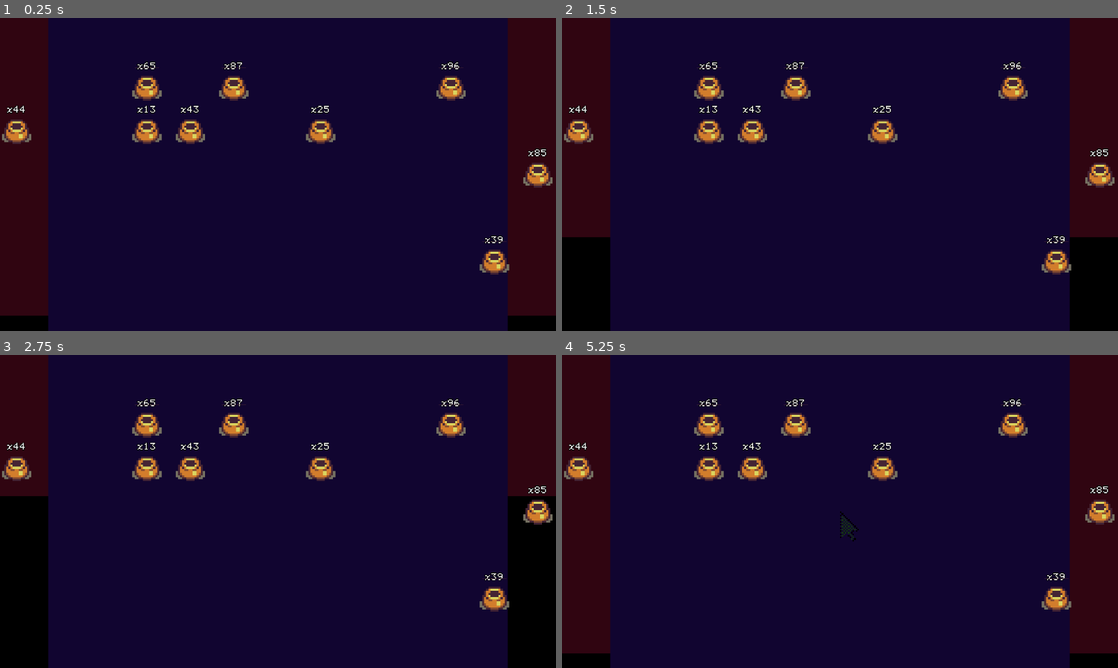
Above: before the commit, frames 1-4 (two rows, left to right).
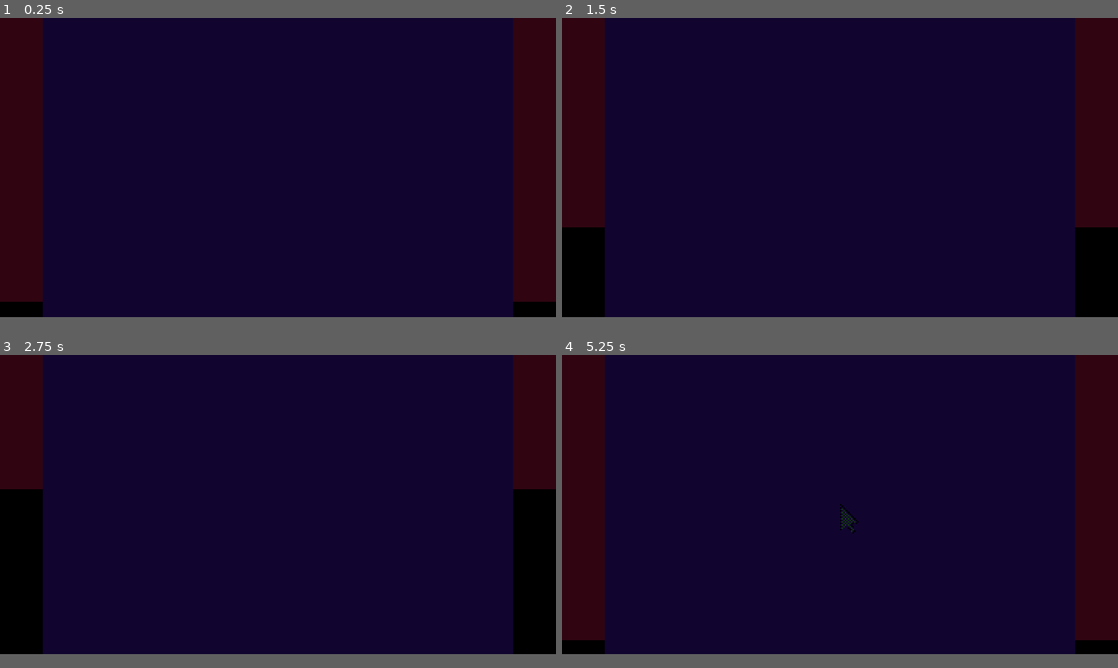
Above: after the commit, the same moments.

Repository: tedsteen/godot-cursors
Game: Godot game, scene res://main.tscn
Two runs of this game, one before a commit and one after it. Both use one fixed random seed, a clock stepped at 60 frames per second and the inputs below.
Inputs (mouse positions are in pixels of both pictures, inside the frame that each line leads up to):
- Up to frame 1 (0.25 s): no input
- Up to frame 2 (1.5 s): move the mouse to (962, 158) at 0.52 s; click (962, 158) at 0.67 s; move the mouse to (728, 190) at 1.27 s; click (728, 190) at 1.42 s
- Up to frame 3 (2.75 s): move the mouse to (333, 442) at 2.02 s; click (333, 442) at 2.17 s
- Up to frame 4 (5.25 s): move the mouse to (812, 574) at 2.77 s; click (812, 574) at 2.92 s; move the mouse to (1006, 558) at 3.52 s; click (1006, 558) at 3.67 s; move the mouse to (673, 464) at 4.27 s; click (673, 464) at 4.42 s; move the mouse to (867, 511) at 5.02 s; click (867, 511) at 5.17 s
In our replay, the window is 800x450 before the commit and 800x430 after it. These sizes can differ from the game's own. Grey fills any space a smaller window leaves; there, only what the larger window draws over its background counts as a difference.

The runs differ from the first frame. In frame 1, 6.5% of the frame differs, in the area x 0-100%, y 0-100%; in frame 2, 6.3%; in frame 3, 6.1%; in frame 4, 6.6%.
Error after the commit: Parse Error: Class "Pot" hides a global script class. (res://pot.gd:3)

Commit message:
stuffs

Diff:
--- a/Level.tscn
+++ b/Level.tscn
@@ -6,8 +6,8 @@
 script = ExtResource("1_qbpj7")
 
 [node name="Container" type="Panel" parent="."]
-offset_right = 1152.0
-offset_bottom = 648.0
+offset_right = 1170.0
+offset_bottom = 630.0
 
 [node name="BackgroundRect" type="ColorRect" parent="Container"]
 layout_mode = 1
@@ -34,8 +34,8 @@
 anchor_bottom = 1.0
 grow_horizontal = 2
 grow_vertical = 2
-theme_override_constants/margin_left = 100
-theme_override_constants/margin_right = 100
+theme_override_constants/margin_left = 90
+theme_override_constants/margin_right = 90
 
 [node name="ProgressRect" type="ColorRect" parent="Container/MarginContainer"]
 layout_mode = 2
--- a/Pot.gd
+++ b/Pot.gd
@@ -1,25 +1,18 @@
-extends Area2D
+extends Node2D
 
 class_name Pot
 
-const CELL_SIZE = 90
 @onready var label = $Label
 @onready var animated_sprite = $AnimatedSprite
 
 @export var health: int : set = set_health
 
-func _ready():
-	set_health(randi() % 100 + 1)
-
-func position_snapped(pos:Vector2):
-	position = (pos / CELL_SIZE).floor() * CELL_SIZE
-
-func set_health(new_health: int):
-	health = new_health
-	label.text = "x%d" % health
-
 func take_damage():
 	if health > 0:
-		set_health(health - 1)
+		health = health - 1
 		if health <= 0:
 			animated_sprite.play("destroy")
+
+func set_health(p_health: int):
+	health = p_health
+	label.text = "x%d" % health
--- a/Pot.tscn
+++ b/Pot.tscn
@@ -1,26 +1,26 @@
-[gd_scene load_steps=10 format=3 uid="uid://dp0ejnluid14g"]
+[gd_scene load_steps=10 format=3 uid="uid://diu8jhre76jkw"]
 
-[ext_resource type="Texture2D" uid="uid://c342fiimoqs3l" path="res://assets/tiles.png" id="1_11gtn"]
-[ext_resource type="Script" path="res://Pot.gd" id="1_v06rg"]
-[ext_resource type="FontFile" uid="uid://c8br8cqamatr3" path="res://assets/Graph-35-pix.ttf" id="3_5yccx"]
+[ext_resource type="FontFile" uid="uid://c8br8cqamatr3" path="res://assets/Graph-35-pix.ttf" id="1_dmntw"]
+[ext_resource type="Script" path="res://pot.gd" id="1_vwsa4"]
+[ext_resource type="Texture2D" uid="uid://c342fiimoqs3l" path="res://assets/tiles.png" id="2_te7s4"]
 
 [sub_resource type="AtlasTexture" id="AtlasTexture_3ht3e"]
-atlas = ExtResource("1_11gtn")
+atlas = ExtResource("2_te7s4")
 region = Rect2(64, 48, 16, 16)
 
 [sub_resource type="AtlasTexture" id="AtlasTexture_ayaxs"]
-atlas = ExtResource("1_11gtn")
+atlas = ExtResource("2_te7s4")
 region = Rect2(80, 48, 16, 16)
 
 [sub_resource type="AtlasTexture" id="AtlasTexture_w5cs1"]
-atlas = ExtResource("1_11gtn")
+atlas = ExtResource("2_te7s4")
 region = Rect2(96, 48, 16, 16)
 
 [sub_resource type="AtlasTexture" id="AtlasTexture_dlurh"]
-atlas = ExtResource("1_11gtn")
+atlas = ExtResource("2_te7s4")
 region = Rect2(112, 48, 16, 16)
 
-[sub_resource type="SpriteFrames" id="SpriteFrames_liiof"]
+[sub_resource type="SpriteFrames" id="SpriteFrames_6h1ke"]
 animations = [{
 "frames": [{
 "duration": 1.0,
@@ -40,31 +40,32 @@
 "speed": 5.0
 }]
 
-[sub_resource type="CircleShape2D" id="CircleShape2D_0ctk5"]
+[sub_resource type="CircleShape2D" id="CircleShape2D_vaa6q"]
 radius = 30.0167
 
-[node name="Pot" type="Area2D"]
-collision_mask = 2
-script = ExtResource("1_v06rg")
+[node name="pot" type="Area2D"]
+script = ExtResource("1_vwsa4")
+metadata/_edit_vertical_guides_ = [45.0]
+metadata/_edit_horizontal_guides_ = [45.0]
+
+[node name="AnimatedSprite" type="AnimatedSprite2D" parent="."]
+position = Vector2(45, 38)
+scale = Vector2(4.3125, 4.3125)
+sprite_frames = SubResource("SpriteFrames_6h1ke")
+animation = &"destroy"
+
+[node name="CollisionShape" type="CollisionShape2D" parent="."]
+position = Vector2(45, 46)
+shape = SubResource("CircleShape2D_vaa6q")
 
 [node name="Label" type="Label" parent="."]
-offset_left = 7.5
 offset_top = 2.0
-offset_right = 61.5
-offset_bottom = 24.0
+offset_right = 90.0
+offset_bottom = 29.0
 theme_override_colors/font_outline_color = Color(0, 0, 0, 1)
 theme_override_constants/outline_size = 5
-theme_override_fonts/font = ExtResource("3_5yccx")
+theme_override_fonts/font = ExtResource("1_dmntw")
+theme_override_font_sizes/font_size = 16
 text = "x999"
 horizontal_alignment = 1
 metadata/_edit_use_anchors_ = true
-
-[node name="AnimatedSprite" type="AnimatedSprite2D" parent="."]
-position = Vector2(34.5, 47)
-scale = Vector2(4.3125, 4.3125)
-sprite_frames = SubResource("SpriteFrames_liiof")
-animation = &"destroy"
-
-[node name="CollisionShape" type="CollisionShape2D" parent="."]
-position = Vector2(34.5, 55)
-shape = SubResource("CircleShape2D_0ctk5")
--- a/level.gd
+++ b/level.gd
@@ -1,6 +1,6 @@
 extends Node2D
 var cursor_res = preload("res://cursor.tscn")
-var pot_res = preload("res://Pot.tscn")
+var pot_res = preload("res://pot.tscn")
 
 @onready var background_rect = $Container/BackgroundRect
 @onready var time_rect = $Container/TimeRect
@@ -15,6 +15,26 @@
 var pots: Array[Pot]
 var point_params: = PhysicsPointQueryParameters2D.new()
 
+const CELL_SIZE = 90
+
+func generate_pot_data(difficulty: int, amount: int) -> Array[Dictionary]:
+	var available_data: Array[Dictionary] = []
+	for x in range(0, background_rect.size.x / CELL_SIZE):
+		for y in range(0, background_rect.size.y / CELL_SIZE):
+			var data = { "health": randi() % difficulty + 1, "position": Vector2(x * CELL_SIZE, y * CELL_SIZE) }
+			available_data.append(data)
+
+	var pot_data: Array[Dictionary] = []
+	if amount > available_data.size():
+		push_warning("Can't generate %d pots, there are only %d available." % [amount, available_data.size()])
+		amount = available_data.size()
+	for i in range(0, amount):
+		var x = randi() % available_data.size()
+		pot_data.append(available_data[x])
+		available_data.remove_at(x)
+
+	return pot_data
+
 func reset_time(new_pots: bool):
 	time = 0
 	frame = 0
@@ -27,13 +47,12 @@
 	if new_pots:
 		for pot in pots:
 			remove_child(pot)
-		for i in range(0, 10):
+		for pot_data in generate_pot_data(100, 4):
 			var pot: Pot = pot_res.instantiate()
-			#print_debug("pot: %s" % pot.position)
-			pot.position_snapped(Vector2(background_rect.size.x * randf(), (background_rect.size.y - Pot.CELL_SIZE) * randf()))
-			#pot.position_snapped(Vector2(0, 0))
+			pot.position = pot_data.position
 			pots.append(pot)
 			add_child(pot)
+			pot.health = pot_data.health
 
 func _ready():
 	point_params.collide_with_areas = true #set it up
--- a/main.tscn
+++ b/main.tscn
@@ -1,6 +1,6 @@
 [gd_scene load_steps=3 format=3 uid="uid://ucojeeym1pf7"]
 
-[ext_resource type="PackedScene" uid="uid://cqqr1kr6p71dp" path="res://Level.tscn" id="2_w4ekq"]
+[ext_resource type="PackedScene" uid="uid://cqqr1kr6p71dp" path="res://level.tscn" id="2_w4ekq"]
 
 [sub_resource type="GDScript" id="GDScript_s6kj2"]
 script/source = "extends Node2D
--- a/project.godot
+++ b/project.godot
@@ -16,6 +16,8 @@
 
 [display]
 
+window/size/viewport_width=1170
+window/size/viewport_height=630
 window/stretch/mode="viewport"
 
 [rendering]
